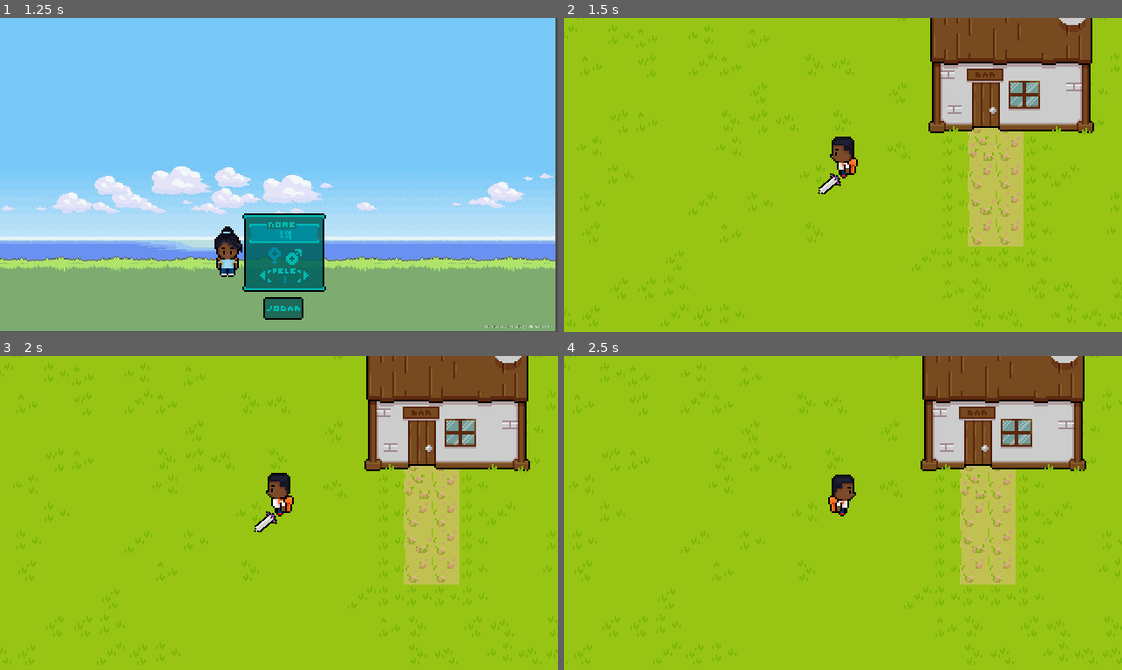
Above: before the commit, frames 1-4 (two rows, left to right).
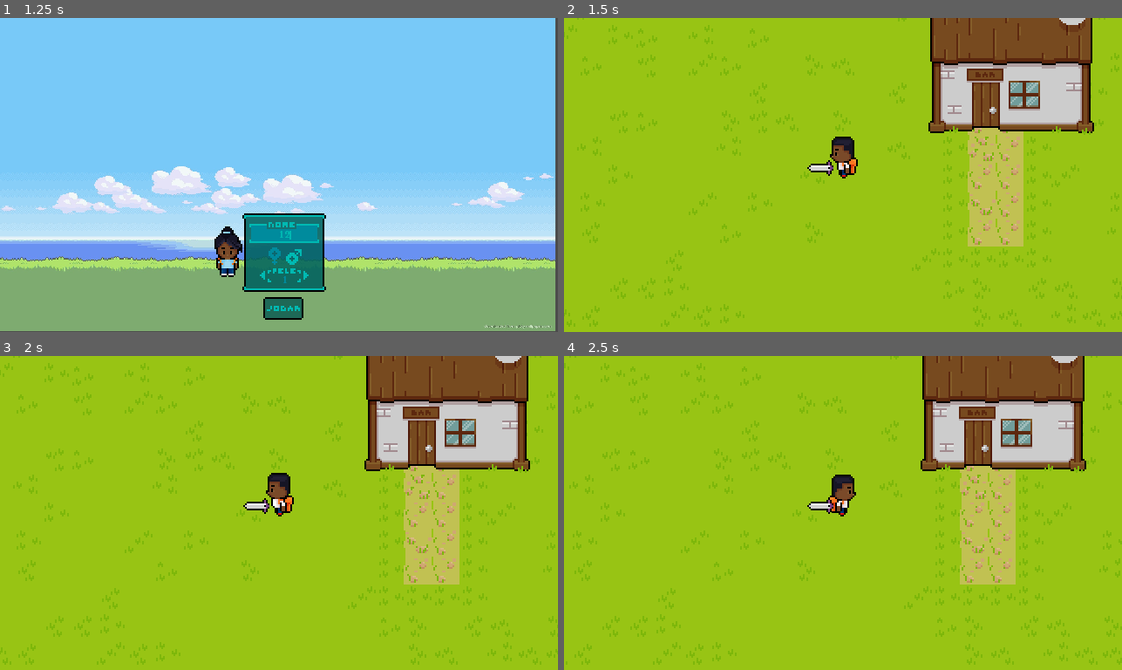
Above: after the commit, the same moments.

Repository: LeonardoLpds/the-game
Game: Godot game, scene res://Scenes/CharCreation/CharCreate.tscn
The game is run twice, just before and just after one commit, with the same random seed, the same clock (stepped at 60 frames per second) and the same inputs.
Inputs (mouse positions are in pixels of both pictures, inside the frame that each line leads up to):
- Up to frame 1 (1.25 s): click (284, 234) at 0.52 s; type "12" at 0.6 s
- Up to frame 2 (1.5 s): click (848, 306) at 1.25 s
- Up to frame 3 (2 s): no input
- Up to frame 4 (2.5 s): tap Enter at 2 s; hold Right (ui_right) from 2.03 s (still down); tap J (attack) at 2.1 s

Frame 1 is identical in both runs. In frame 2, 0.3% of the frame differs, in the area x 43-50%, y 45-57%; in frame 3, 0.3%; in frame 4, 0.1%.

Commit message:
Animando arma no mesmo anumationPlayer

Diff:
--- a/Player/Player.gd
+++ b/Player/Player.gd
@@ -50,7 +50,6 @@
 func attack_state():
 	velocity = Vector2.ZERO
 	animationState.travel("Attack")
-	$SlashWeapon/Sword/AnimationPlayer.play("Attack Down")
 
 
 func reset_state():
--- a/Player/Player.tscn
+++ b/Player/Player.tscn
@@ -1,14 +1,14 @@
-[gd_scene load_steps=39 format=2]
+[gd_scene load_steps=38 format=2]
 
 [ext_resource path="res://Player/Heroi.png" type="Texture" id=1]
 [ext_resource path="res://Player/Player.gd" type="Script" id=2]
 [ext_resource path="res://Weapons/sword.png" type="Texture" id=3]
 
-[sub_resource type="CapsuleShape2D" id=46]
+[sub_resource type="CapsuleShape2D" id=1]
 radius = 1.9235
 height = 9.89818
 
-[sub_resource type="Animation" id=47]
+[sub_resource type="Animation" id=2]
 resource_name = "Attack Down"
 length = 0.35
 step = 0.05
@@ -51,19 +51,67 @@
 } ]
 }
 tracks/3/type = "value"
-tracks/3/path = NodePath("SlashWeapon:position")
+tracks/3/path = NodePath("Sword:position")
 tracks/3/interp = 1
 tracks/3/loop_wrap = true
 tracks/3/imported = false
 tracks/3/enabled = true
 tracks/3/keys = {
-"times": PoolRealArray( 0, 0.05, 0.1, 0.15, 0.2, 0.25, 0.3, 0.35 ),
-"transitions": PoolRealArray( 1, 1, 1, 1, 1, 1, 1, 1 ),
-"update": 0,
-"values": [ Vector2( 0, 0 ), Vector2( 3.30356, 8.43588 ), Vector2( 4.54239, 10.2646 ), Vector2( 15.5149, 15.4559 ), Vector2( 26.8867, 10.1045 ), Vector2( 26.8124, 6.09093 ), Vector2( 26.8124, 6.09093 ), Vector2( 0, 0 ) ]
-}
-
-[sub_resource type="Animation" id=48]
+"times": PoolRealArray( 0, 0.05, 0.1, 0.15, 0.2, 0.25, 0.3 ),
+"transitions": PoolRealArray( 1, 1, 1, 1, 1, 1, 1 ),
+"update": 1,
+"values": [ Vector2( 0, 0 ), Vector2( 3.30356, 8.43588 ), Vector2( 4.54239, 10.2646 ), Vector2( 15.5149, 15.4559 ), Vector2( 26.8867, 10.1045 ), Vector2( 26.8124, 6.09093 ), Vector2( 26.8124, 6.09093 ) ]
+}
+tracks/4/type = "value"
+tracks/4/path = NodePath("Sword/Area2D/Sprite:rotation_degrees")
+tracks/4/interp = 2
+tracks/4/loop_wrap = true
+tracks/4/imported = false
+tracks/4/enabled = true
+tracks/4/keys = {
+"times": PoolRealArray( 0, 0.05, 0.1, 0.15, 0.2, 0.25 ),
+"transitions": PoolRealArray( 1, 1, 1, 1, 1, 1 ),
+"update": 1,
+"values": [ -90.0, -130.0, -130.0, -180.0, -230.0, -230.0 ]
+}
+tracks/5/type = "value"
+tracks/5/path = NodePath("Sword/Area2D/Sprite:visible")
+tracks/5/interp = 1
+tracks/5/loop_wrap = true
+tracks/5/imported = false
+tracks/5/enabled = true
+tracks/5/keys = {
+"times": PoolRealArray( 0, 0.3 ),
+"transitions": PoolRealArray( 1, 1 ),
+"update": 1,
+"values": [ true, false ]
+}
+tracks/6/type = "value"
+tracks/6/path = NodePath("Sword/Area2D/CollisionPolygon2D:rotation_degrees")
+tracks/6/interp = 1
+tracks/6/loop_wrap = true
+tracks/6/imported = false
+tracks/6/enabled = true
+tracks/6/keys = {
+"times": PoolRealArray( 0, 0.05, 0.1, 0.15, 0.2, 0.25 ),
+"transitions": PoolRealArray( 1, 1, 1, 1, 1, 1 ),
+"update": 1,
+"values": [ -90.0, -130.0, -130.0, -180.0, -230.0, -230.0 ]
+}
+tracks/7/type = "value"
+tracks/7/path = NodePath("Sword/Area2D/CollisionPolygon2D:disabled")
+tracks/7/interp = 1
+tracks/7/loop_wrap = true
+tracks/7/imported = false
+tracks/7/enabled = true
+tracks/7/keys = {
+"times": PoolRealArray( 0, 0.3 ),
+"transitions": PoolRealArray( 1, 1 ),
+"update": 1,
+"values": [ false, true ]
+}
+
+[sub_resource type="Animation" id=3]
 resource_name = "Attack Left"
 length = 0.35
 step = 0.05
@@ -416,154 +464,101 @@
 "values": [ false ]
 }
 
-[sub_resource type="AnimationNodeAnimation" id=18]
+[sub_resource type="AnimationNodeAnimation" id=14]
 animation = "Attack Left"
 
-[sub_resource type="AnimationNodeAnimation" id=19]
+[sub_resource type="AnimationNodeAnimation" id=15]
 animation = "Attack Down"
 
-[sub_resource type="AnimationNodeAnimation" id=20]
+[sub_resource type="AnimationNodeAnimation" id=16]
 animation = "Attack Right"
 
-[sub_resource type="AnimationNodeAnimation" id=21]
+[sub_resource type="AnimationNodeAnimation" id=17]
 animation = "Attack Up"
 
-[sub_resource type="AnimationNodeBlendSpace2D" id=22]
-blend_point_0/node = SubResource( 18 )
+[sub_resource type="AnimationNodeBlendSpace2D" id=18]
+blend_point_0/node = SubResource( 14 )
 blend_point_0/pos = Vector2( -1, 0 )
-blend_point_1/node = SubResource( 19 )
+blend_point_1/node = SubResource( 15 )
 blend_point_1/pos = Vector2( 0, 1.1 )
-blend_point_2/node = SubResource( 20 )
+blend_point_2/node = SubResource( 16 )
 blend_point_2/pos = Vector2( 1, 0 )
-blend_point_3/node = SubResource( 21 )
+blend_point_3/node = SubResource( 17 )
 blend_point_3/pos = Vector2( 0, -1.1 )
 min_space = Vector2( -1, -1.1 )
 max_space = Vector2( 1, 1.1 )
 blend_mode = 1
 
-[sub_resource type="AnimationNodeAnimation" id=28]
+[sub_resource type="AnimationNodeAnimation" id=19]
 animation = "Idle left"
 
-[sub_resource type="AnimationNodeAnimation" id=29]
+[sub_resource type="AnimationNodeAnimation" id=20]
 animation = "Idle down"
 
-[sub_resource type="AnimationNodeAnimation" id=30]
+[sub_resource type="AnimationNodeAnimation" id=21]
 animation = "Idle right"
 
-[sub_resource type="AnimationNodeAnimation" id=31]
+[sub_resource type="AnimationNodeAnimation" id=22]
 animation = "Idle up"
 
-[sub_resource type="AnimationNodeBlendSpace2D" id=32]
-blend_point_0/node = SubResource( 28 )
+[sub_resource type="AnimationNodeBlendSpace2D" id=23]
+blend_point_0/node = SubResource( 19 )
 blend_point_0/pos = Vector2( -1, 0 )
-blend_point_1/node = SubResource( 29 )
+blend_point_1/node = SubResource( 20 )
 blend_point_1/pos = Vector2( 0, 1.1 )
-blend_point_2/node = SubResource( 30 )
+blend_point_2/node = SubResource( 21 )
 blend_point_2/pos = Vector2( 1, 0 )
-blend_point_3/node = SubResource( 31 )
+blend_point_3/node = SubResource( 22 )
 blend_point_3/pos = Vector2( 0, -1.1 )
 min_space = Vector2( -1, -1.1 )
 max_space = Vector2( 1, 1.1 )
 blend_mode = 1
 
-[sub_resource type="AnimationNodeAnimation" id=33]
+[sub_resource type="AnimationNodeAnimation" id=24]
 animation = "Run left"
 
-[sub_resource type="AnimationNodeAnimation" id=34]
+[sub_resource type="AnimationNodeAnimation" id=25]
 animation = "Run down"
 
-[sub_resource type="AnimationNodeAnimation" id=35]
+[sub_resource type="AnimationNodeAnimation" id=26]
 animation = "Run right"
 
-[sub_resource type="AnimationNodeAnimation" id=36]
+[sub_resource type="AnimationNodeAnimation" id=27]
 animation = "Run up"
 
-[sub_resource type="AnimationNodeBlendSpace2D" id=37]
-blend_point_0/node = SubResource( 33 )
+[sub_resource type="AnimationNodeBlendSpace2D" id=28]
+blend_point_0/node = SubResource( 24 )
 blend_point_0/pos = Vector2( -1, 0 )
-blend_point_1/node = SubResource( 34 )
+blend_point_1/node = SubResource( 25 )
 blend_point_1/pos = Vector2( 0, 1.1 )
-blend_point_2/node = SubResource( 35 )
+blend_point_2/node = SubResource( 26 )
 blend_point_2/pos = Vector2( 1, 0 )
-blend_point_3/node = SubResource( 36 )
+blend_point_3/node = SubResource( 27 )
 blend_point_3/pos = Vector2( 0, -1.1 )
 min_space = Vector2( -1, -1.1 )
 max_space = Vector2( 1, 1.1 )
 blend_mode = 1
 
-[sub_resource type="AnimationNodeStateMachineTransition" id=38]
-
-[sub_resource type="AnimationNodeStateMachineTransition" id=39]
-
-[sub_resource type="AnimationNodeStateMachineTransition" id=40]
-
-[sub_resource type="AnimationNodeStateMachineTransition" id=41]
-
-[sub_resource type="AnimationNodeStateMachine" id=45]
-states/Attack/node = SubResource( 22 )
+[sub_resource type="AnimationNodeStateMachineTransition" id=29]
+
+[sub_resource type="AnimationNodeStateMachineTransition" id=30]
+
+[sub_resource type="AnimationNodeStateMachineTransition" id=31]
+
+[sub_resource type="AnimationNodeStateMachineTransition" id=32]
+
+[sub_resource type="AnimationNodeStateMachine" id=33]
+states/Attack/node = SubResource( 18 )
 states/Attack/position = Vector2( 443, 260 )
-states/Idle/node = SubResource( 32 )
+states/Idle/node = SubResource( 23 )
 states/Idle/position = Vector2( 443, 132 )
-states/Run/node = SubResource( 37 )
+states/Run/node = SubResource( 28 )
 states/Run/position = Vector2( 651, 132 )
-transitions = [ "Idle", "Run", SubResource( 38 ), "Run", "Idle", SubResource( 39 ), "Idle", "Attack", SubResource( 40 ), "Attack", "Idle", SubResource( 41 ) ]
+transitions = [ "Idle", "Run", SubResource( 29 ), "Run", "Idle", SubResource( 30 ), "Idle", "Attack", SubResource( 31 ), "Attack", "Idle", SubResource( 32 ) ]
 start_node = "Idle"
 graph_offset = Vector2( -40, 51 )
 
-[sub_resource type="AnimationNodeStateMachinePlayback" id=59]
-
-[sub_resource type="Animation" id=60]
-resource_name = "Attack Down"
-length = 0.35
-step = 0.05
-tracks/0/type = "value"
-tracks/0/path = NodePath("Sprite:rotation_degrees")
-tracks/0/interp = 1
-tracks/0/loop_wrap = true
-tracks/0/imported = false
-tracks/0/enabled = true
-tracks/0/keys = {
-"times": PoolRealArray( 0, 0.05, 0.15, 0.25 ),
-"transitions": PoolRealArray( 1, 1, 1, 1 ),
-"update": 1,
-"values": [ -90.0, -130.0, -180.0, -230.0 ]
-}
-tracks/1/type = "value"
-tracks/1/path = NodePath("Sprite:visible")
-tracks/1/interp = 1
-tracks/1/loop_wrap = true
-tracks/1/imported = false
-tracks/1/enabled = true
-tracks/1/keys = {
-"times": PoolRealArray( 0, 0.3 ),
-"transitions": PoolRealArray( 1, 1 ),
-"update": 1,
-"values": [ true, false ]
-}
-tracks/2/type = "value"
-tracks/2/path = NodePath("CollisionPolygon2D:rotation_degrees")
-tracks/2/interp = 1
-tracks/2/loop_wrap = true
-tracks/2/imported = false
-tracks/2/enabled = true
-tracks/2/keys = {
-"times": PoolRealArray( 0, 0.05, 0.15, 0.25 ),
-"transitions": PoolRealArray( 1, 1, 1, 1 ),
-"update": 1,
-"values": [ -90.0, -130.0, -180.0, -230.0 ]
-}
-tracks/3/type = "value"
-tracks/3/path = NodePath("CollisionPolygon2D:disabled")
-tracks/3/interp = 1
-tracks/3/loop_wrap = true
-tracks/3/imported = false
-tracks/3/enabled = true
-tracks/3/keys = {
-"times": PoolRealArray( 0, 0.3 ),
-"transitions": PoolRealArray( 1, 1 ),
-"update": 1,
-"values": [ false, true ]
-}
+[sub_resource type="AnimationNodeStateMachinePlayback" id=34]
 
 [node name="Player" type="KinematicBody2D"]
 script = ExtResource( 2 )
@@ -573,50 +568,46 @@
 texture = ExtResource( 1 )
 hframes = 8
 vframes = 7
-frame = 34
+frame = 32
 
 [node name="CollisionShape2D" type="CollisionShape2D" parent="."]
 rotation = 1.57079
-shape = SubResource( 46 )
+shape = SubResource( 1 )
 
 [node name="Camera2D" type="Camera2D" parent="."]
 current = true
 
 [node name="AnimationPlayer" type="AnimationPlayer" parent="."]
-"anims/Attack Down" = SubResource( 47 )
-"anims/Attack Left" = SubResource( 48 )
-"anims/Attack Right" = SubResource( 49 )
-"anims/Attack Up" = SubResource( 50 )
-"anims/Idle down" = SubResource( 51 )
-"anims/Idle left" = SubResource( 52 )
-"anims/Idle right" = SubResource( 53 )
-"anims/Idle up" = SubResource( 54 )
-"anims/Run down" = SubResource( 55 )
-"anims/Run left" = SubResource( 56 )
-"anims/Run right" = SubResource( 57 )
-"anims/Run up" = SubResource( 58 )
+"anims/Attack Down" = SubResource( 2 )
+"anims/Attack Left" = SubResource( 3 )
+"anims/Attack Right" = SubResource( 4 )
+"anims/Attack Up" = SubResource( 5 )
+"anims/Idle down" = SubResource( 6 )
+"anims/Idle left" = SubResource( 7 )
+"anims/Idle right" = SubResource( 8 )
+"anims/Idle up" = SubResource( 9 )
+"anims/Run down" = SubResource( 10 )
+"anims/Run left" = SubResource( 11 )
+"anims/Run right" = SubResource( 12 )
+"anims/Run up" = SubResource( 13 )
 
 [node name="AnimationTree" type="AnimationTree" parent="."]
-tree_root = SubResource( 45 )
+tree_root = SubResource( 33 )
 anim_player = NodePath("../AnimationPlayer")
-parameters/playback = SubResource( 59 )
+parameters/playback = SubResource( 34 )
 parameters/Attack/blend_position = Vector2( 0, 0 )
 parameters/Idle/blend_position = Vector2( 0, 0 )
 parameters/Run/blend_position = Vector2( 0, 0 )
 
-[node name="SlashWeapon" type="Node2D" parent="."]
-position = Vector2( 4.54239, 10.2646 )
-
-[node name="Sword" type="Area2D" parent="SlashWeapon"]
+[node name="Sword" type="Node2D" parent="."]
+
+[node name="Area2D" type="Area2D" parent="Sword"]
 position = Vector2( -13.4966, -4.47027 )
 
-[node name="Sprite" type="Sprite" parent="SlashWeapon/Sword"]
-rotation = -2.26893
+[node name="Sprite" type="Sprite" parent="Sword/Area2D"]
+rotation = -1.5708
 texture = ExtResource( 3 )
 
-[node name="CollisionPolygon2D" type="CollisionPolygon2D" parent="SlashWeapon/Sword"]
-rotation = -2.26893
+[node name="CollisionPolygon2D" type="CollisionPolygon2D" parent="Sword/Area2D"]
+rotation = -1.5708
 polygon = PoolVector2Array( 0, -7, -1, -7, -3, -5, -3, 4, 2, 4, 2, -5 )
-
-[node name="AnimationPlayer" type="AnimationPlayer" parent="SlashWeapon/Sword"]
-"anims/Attack Down" = SubResource( 60 )
Not shown: 10 places in Player/Player.tscn that only renumber resources
